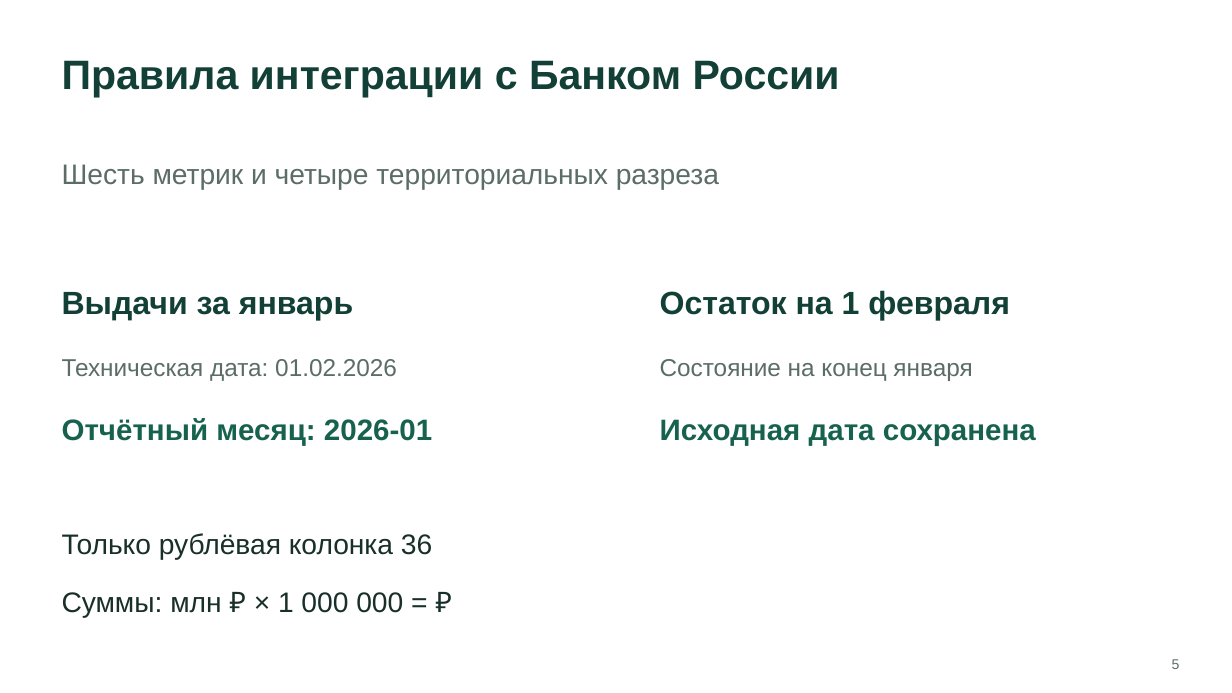
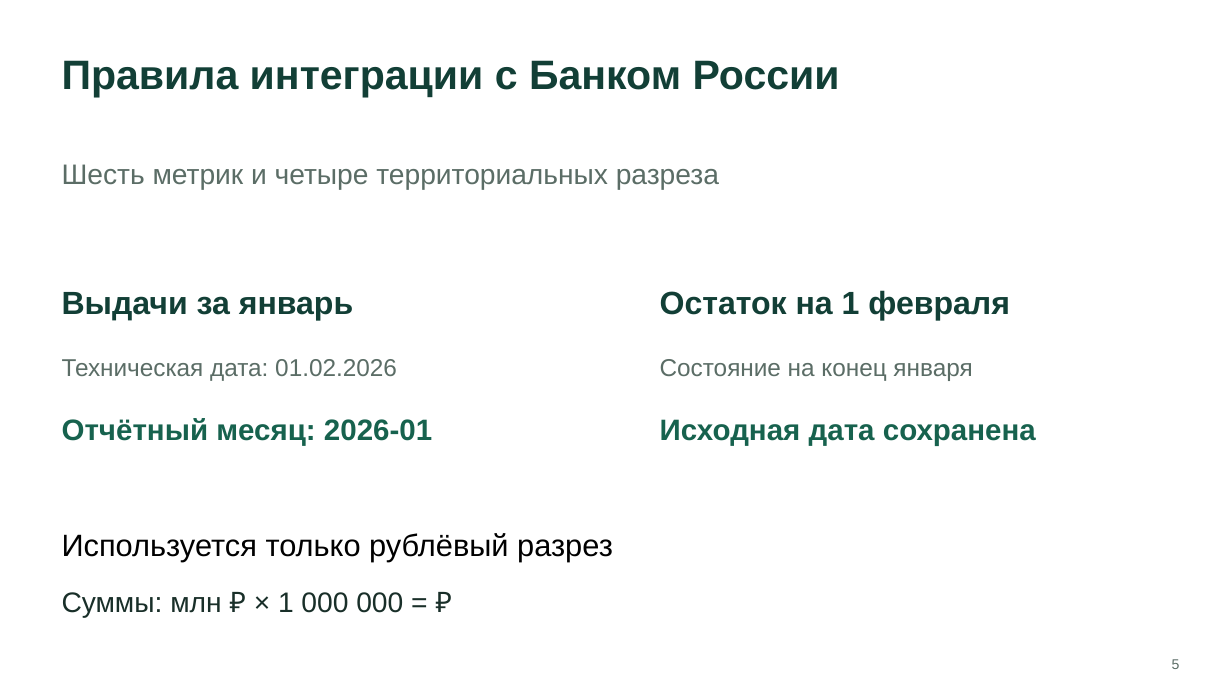
Before and after one commit to succubus-q/svoe-housing-analytics, a slide deck: slide 5 of assets/competition/presentation/svoe-housing-competition.pptx. Drawn at 1232x693 pixels with LibreOffice and Linux fonts; fonts in the diff are those of the drawing. Boxes give left, top, right and bottom in pixels: in the first picture for what was removed or moved away, otherwise in the second. Text is boxed around its words. In the diff, an @@ line names an element or a change of style, - is before the commit and + after.

```diff
--- a/assets/competition/presentation/svoe-housing-competition.pptx
+++ b/assets/competition/presentation/svoe-housing-competition.pptx
@@ text at (62,533,613,562): text changed; size 22 to 24 pt; text colour #192F29 to #000000 @@
-Только рублёвая колонка 36
+Используется только рублёвый разрез
```
Also in this commit, not shown: 6 other slides changed, 2 slides added, 19 other files.
